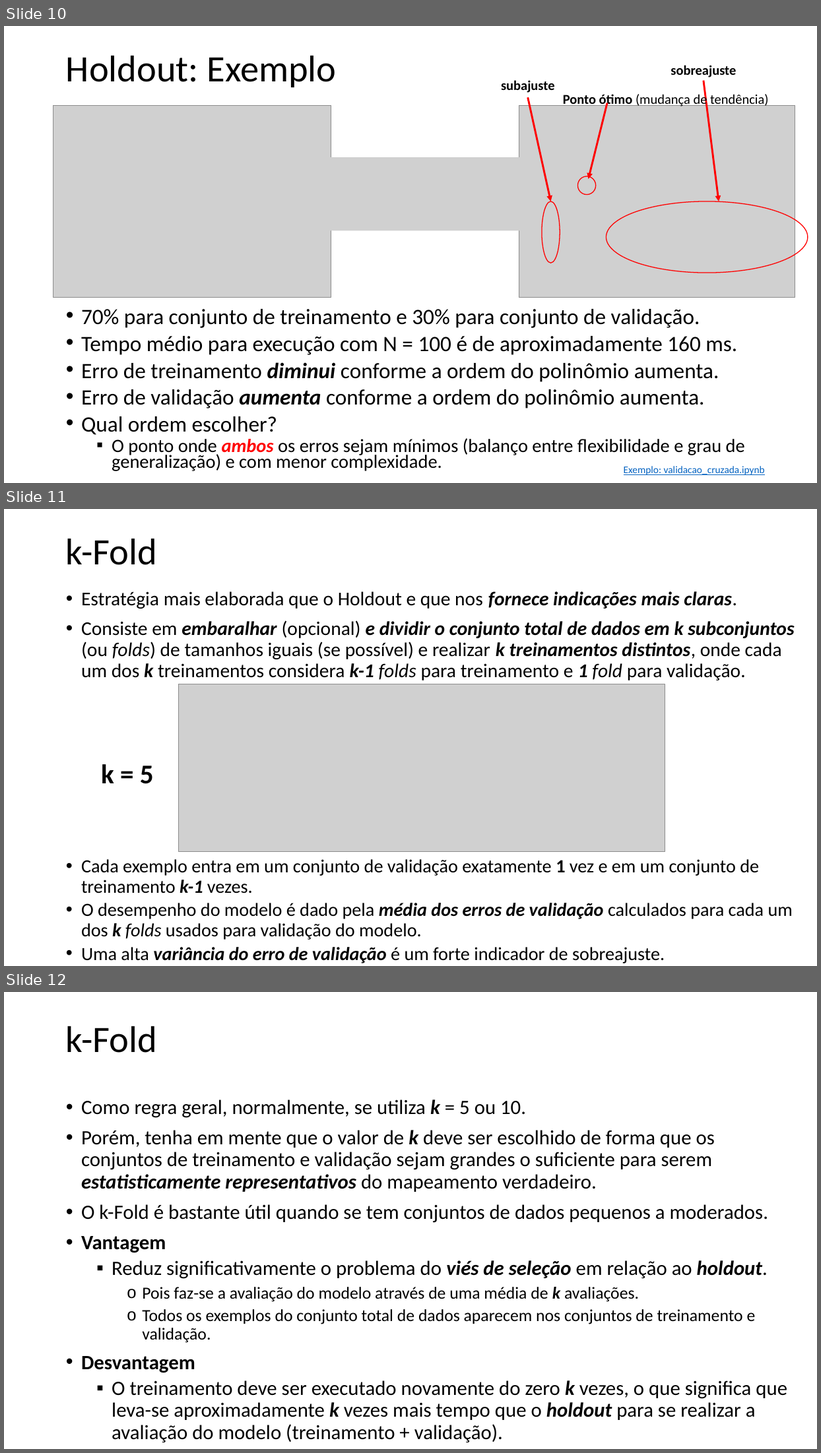
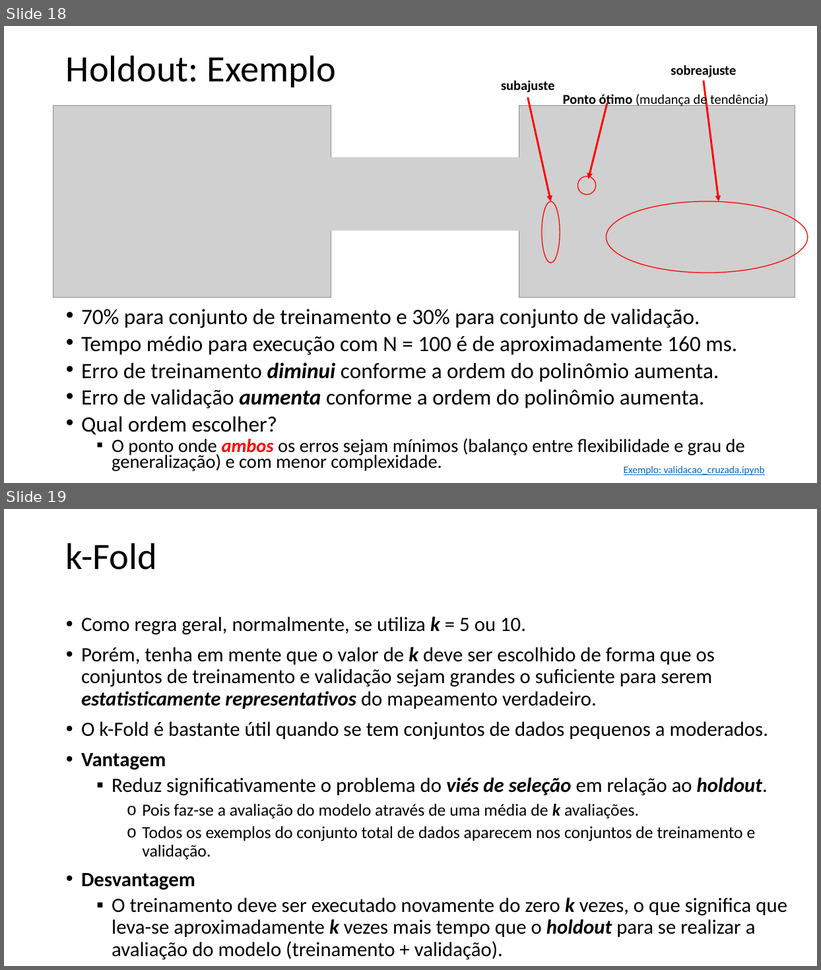
Before and after one commit to zz4fap/t319_aprendizado_de_maquina, a slide deck: slides/T319_Regressão_Linear (Parte V).pptx. Shown one above the other, each under a label of ours: slides 10, 11 and 12 before the commit, slides 18 and 19 after it. The pictures are 821x1453 and 821x970 pixels, drawn with LibreOffice and Linux fonts; fonts in the diff are those of the drawing; grey boxes stand for pictures. Boxes give left, top, right and bottom in pixels: in the first picture for what was removed or moved away, otherwise in the second. Text is boxed around its words. In the diff, an @@ line names an element or a change of style, - is before the commit and + after.

```diff
--- a/slides/T319_Regressão_Linear (Parte V).pptx
+++ b/slides/T319_Regressão_Linear (Parte V).pptx
@@ slide 11 removed at (x1=4, y1=509, x2=817, y2=966), background #FFFFFF @@
@@ title removed at (x1=66, y1=538, x2=157, y2=565) @@
-k-Fold
@@ text removed at (x1=81, y1=591, x2=794, y2=681) @@
-• Estratégia mais elaborada que o Holdout e que nos fornece indicações mais claras.
-• Consiste em embaralhar (opcional) e dividir o conjunto total de dados em k subconjuntos (ou folds) de tamanhos iguais (se possível) e realizar k treinamentos distintos, onde cada um dos k treinamentos considera k-1 folds para treinamento e 1 fold para validação.
@@ picture removed at (x1=178, y1=684, x2=665, y2=852) @@
@@ text removed at (x1=101, y1=764, x2=154, y2=784) @@
-k = 5
@@ text removed at (x1=81, y1=859, x2=793, y2=964) @@
-• Cada exemplo entra em um conjunto de validação exatamente 1 vez e em um conjunto de treinamento k-1 vezes.
-• O desempenho do modelo é dado pela média dos erros de validação calculados para cada um dos k folds usados para validação do modelo.
-• Uma alta variância do erro de validação é um forte indicador de sobreajuste.
@@ what was slide 10 is now slide 18 @@
@@ what was slide 12 is now slide 19 @@
```
Also in this commit, not shown: 1 slide changed, 9 slides added, 1 other file.
